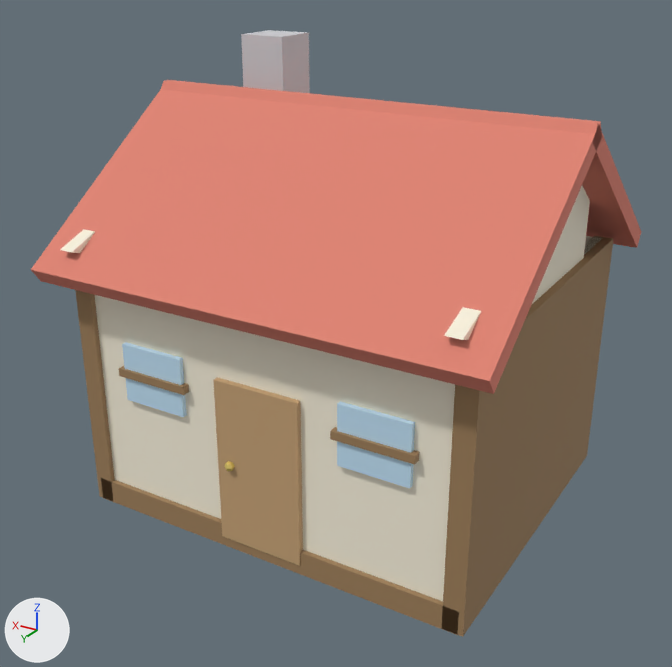
Renders of the glTF model assets/models/house.glb from each side of a commit.
Both versions are drawn from a 50 mm camera at (-4.41, 7.71, 5.51) aimed at (0.05, 0.27, 1.8). The lights are fixed; the arrows at lower left show +X, +Y and +Z. The picture after the commit comes second. Objects named as collision shapes, trigger or cutter boxes, shadow casters or lower levels of detail are left out. Where no turn or scale is listed for an object, it has been applied to the vertices.

The first picture shows 'HouseDoor', 'HouseGableL', 'HouseGableR', 'HouseRoof', 'HouseWalls', 'HouseWindows'.
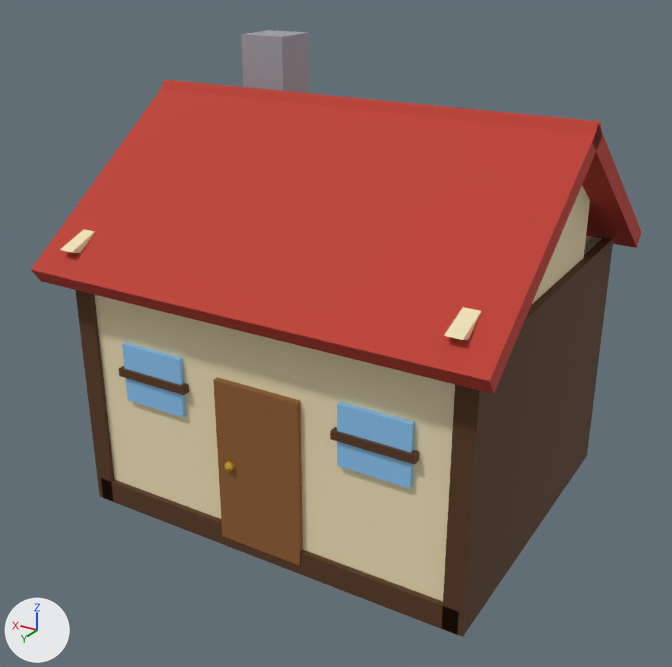
Location of each change, (x1, y1, x2, y2) in pixels of the pictures (672 x 667 px):
'HouseRoof', recoloured (darker)
    both: (31, 30, 641, 394)
'HouseWalls', recoloured
    both: (75, 236, 613, 637)
'HouseDoor', recoloured (darker)
    both: (213, 377, 303, 566)
'HouseWindows', recoloured
    both: (119, 342, 419, 488)
'HouseGableL', recoloured
    both: (444, 186, 590, 340)
'HouseGableR', recoloured (pale yellow to beige)
    both: (60, 229, 95, 253)

The change in detail:
Material 'Bois' (mat_bois) changes colour from brown #c5a276 to brown #8f5c2e; in linear values from (0.56, 0.36, 0.18) to (0.274, 0.107, 0.0272).
Material 'Crepi' (mat_crepi) changes colour from pale yellow #f8f1dd to beige #f0e0b8; in linear values from (0.94, 0.88, 0.72) to (0.869, 0.748, 0.477).
Material 'Tuiles' (mat_tuiles) changes colour from red #df816f to red #bd3829; in linear values from (0.74, 0.22, 0.16) to (0.507, 0.0397, 0.022).
Material 'Pierre' (mat_pierre) changes colour from light grey #d0d0d4 to grey #a1a1a8; in linear values from (0.63, 0.63, 0.66) to (0.355, 0.355, 0.393).
Material 'BoisSombre' (mat_boissombre) changes colour from brown #9e7e59 to brown #573619; in linear values from (0.34, 0.21, 0.1) to (0.0946, 0.0363, 0.01).
Material 'Vitre' (mat_vitre) changes colour from blue #c4e5f9 to blue #8cc7f2; in linear values from (0.55, 0.78, 0.95) to (0.263, 0.57, 0.89).
